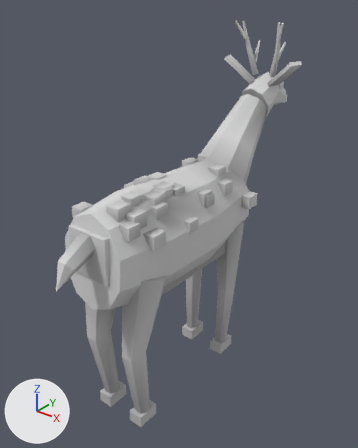
An edit to the glTF model assets/models/kyoto/animals/sika_deer.glb, drawn before and after from the same camera.
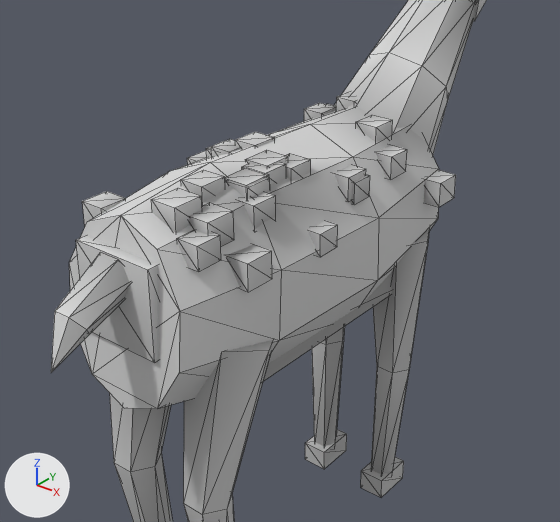
Each version is shown whole from a camera (50 mm lens) standing at (1.323, -1.762, 1.87) and looking at (-0.041, -0.057, 0.813), then close up on the part from 9% to 86% of the width and 24% to 82% of the height. The axes (+X, +Y, +Z) are drawn at lower left. The lights are the same throughout. The older version's two pictures come first. The close-ups show mesh edges as thin lines. Vertices at exactly the same position are counted once.

The first close-up shows 'Sika_Deer_Mesh'.
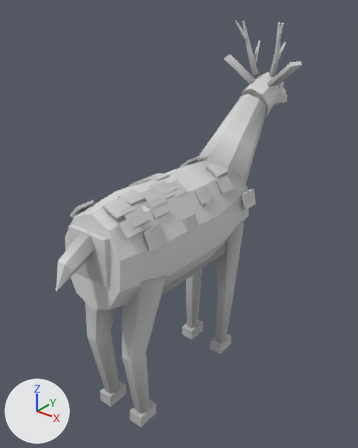
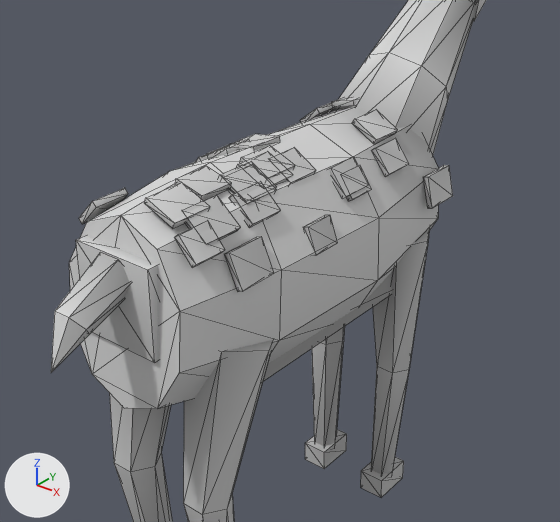
Boxes (x1, y1, x2, y2) around the edits, measured in the close-ups (560 x 522 px; the box of a moved part takes in the faces that stretch with it):
part 1 of me_sika_deer_mesh, moved or reshaped
    before: (82, 92, 456, 292)
    after: (79, 97, 453, 292)
part 2 of me_sika_deer_mesh, edited (looks the same)
    both: (121, 121, 441, 373)
part 3 of me_sika_deer_mesh, recoloured
    before: (101, 101, 355, 213)
    after: (92, 98, 397, 266)
part 4 of me_sika_deer_mesh, recoloured
    before: (84, 92, 455, 238)
    after: (83, 100, 448, 224)

Patch to the scene script:
```diff
--- a/assets/models/kyoto/animals/sika_deer.glb.py
+++ b/assets/models/kyoto/animals/sika_deer.glb.py
@@ me_sika_deer_mesh @@
 me_sika_deer_mesh.from_pydata(...)  # 611 vertices, 982 faces; spans x -0.22..0.22, y -0.84..0.84, z 0.0..1.7
 # used by ob_sika_deer_mesh; location = (0.0, 0.0, 0.0)
+# me_sika_deer_mesh part 1: 256 of 611 vertices moved; they spanned x -0.21..0.22, y -0.61..0.23, z 0.89..1.12 and now span x -0.2..0.21, y -0.62..0.24, z 0.88..1.12; mean shift (0.0, 0.0, 0.01); largest move (-0.2, -0.53, 0.95) -> (-0.15, -0.54, 1.02)
+# me_sika_deer_mesh part 2: 161 faces centred in x -0.19..0.22, y -0.61..0.24, z 0.53..1.12 are repainted in the vertex colours; the middle colour goes from light grey #d9d9d9 to light grey #d6d6d6
+# me_sika_deer_mesh part 3: 79 faces centred in x -0.18..0.16, y -0.59..0.21, z 0.87..1.09 are repainted in the vertex colours; the middle colour goes from grey #aaaaaa to light grey #d7d7d7
+# me_sika_deer_mesh part 4: 97 faces centred in x -0.22..0.18, y -0.59..0.21, z 0.8..1.12 are repainted in the vertex colours; the middle colour goes from light grey #dddddd to grey #aaaaaa
 me_sika_deer_mesh.materials.append(mat_paletteatlas)
```
